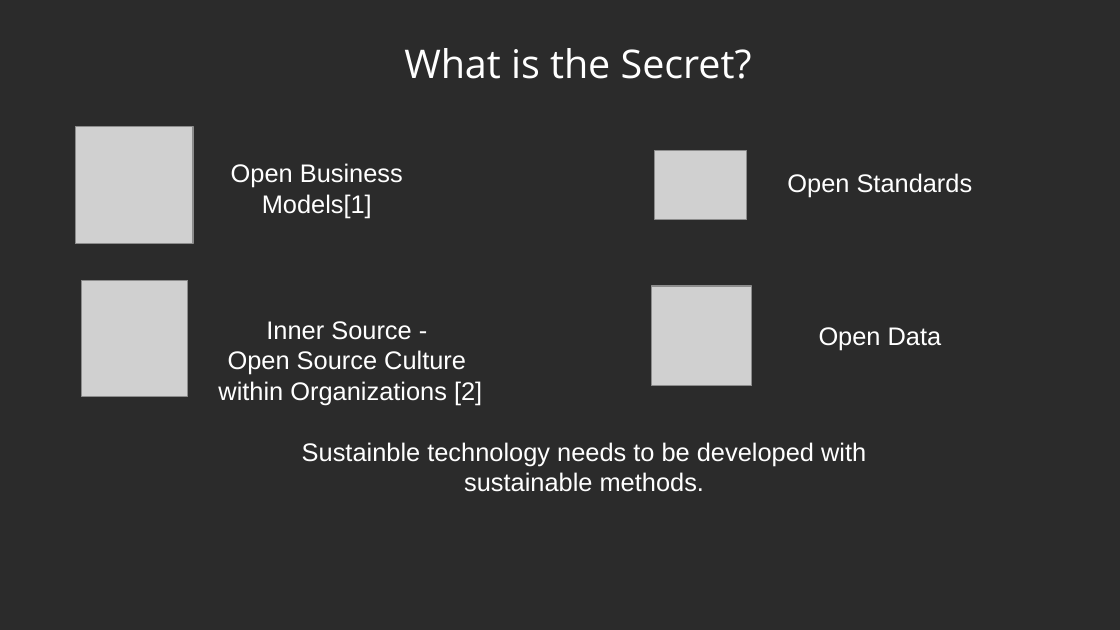
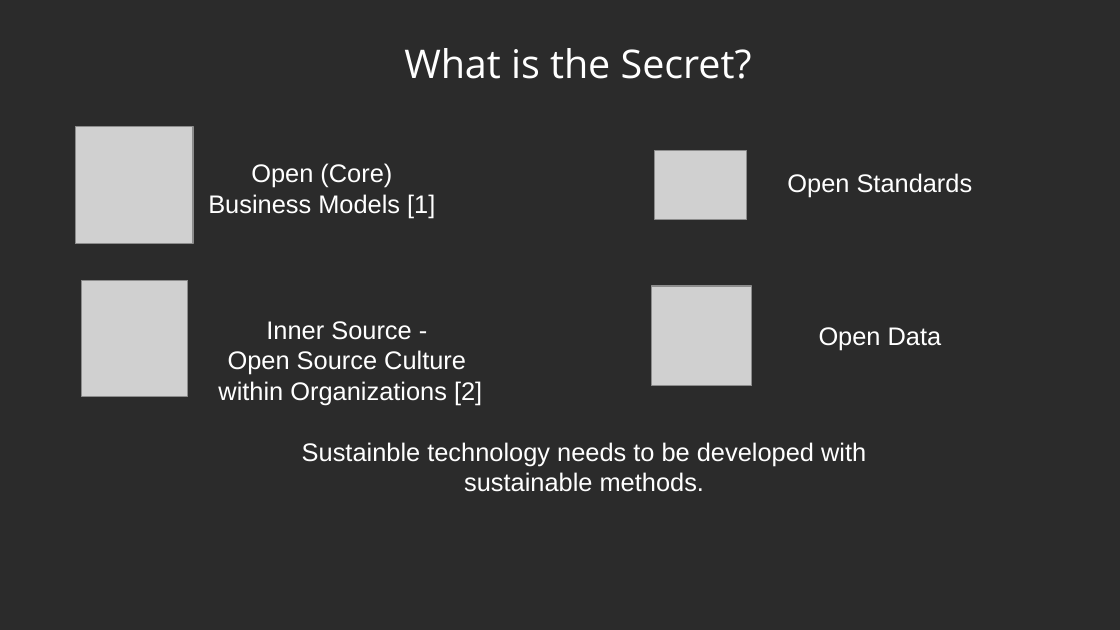
Before and after one commit to protontypes/documents, a slide deck: slide 5 of slides/2020-11-02_protontypes_GeneralSlides_R03.odp. Drawn at 1120x630 pixels with LibreOffice and Linux fonts; fonts in the diff are those of the drawing; grey boxes stand for pictures; background and template pictures are left out; a plain dark background stands for a picture behind light text. Boxes give left, top, right and bottom in pixels: in the first picture for what was removed or moved away, otherwise in the second. Text is boxed around its words. In the diff, an @@ line names an element or a change of style, - is before the commit and + after.

Commit message:
added new slides

```diff
--- a/slides/2020-11-02_protontypes_GeneralSlides_R03.odp
+++ b/slides/2020-11-02_protontypes_GeneralSlides_R03.odp
@@ text at box(208, 163, 435, 218): text changed @@
-Open Business Models[1]
+Open (Core) Business Models [1]
```
Also in this commit, not shown: 5 other files.
